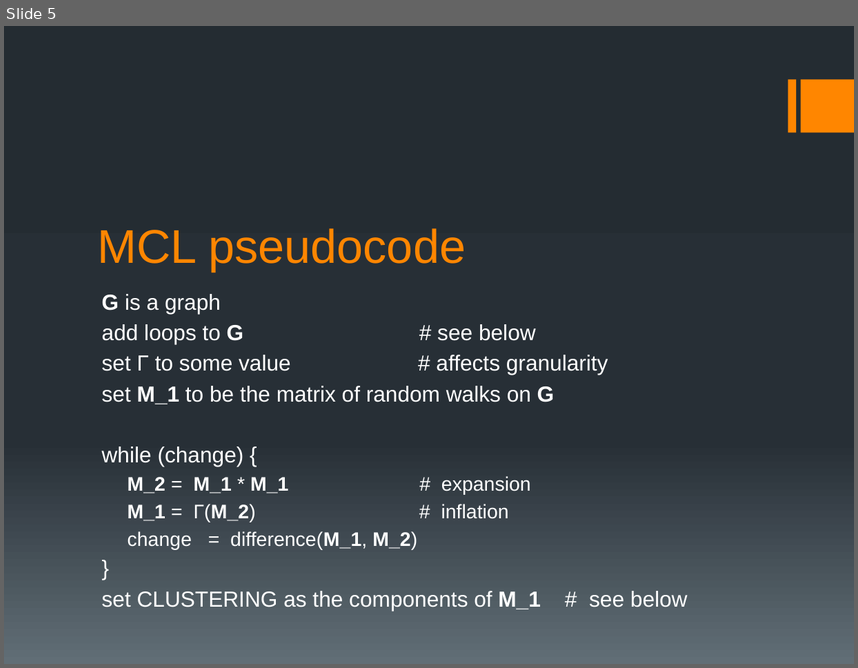
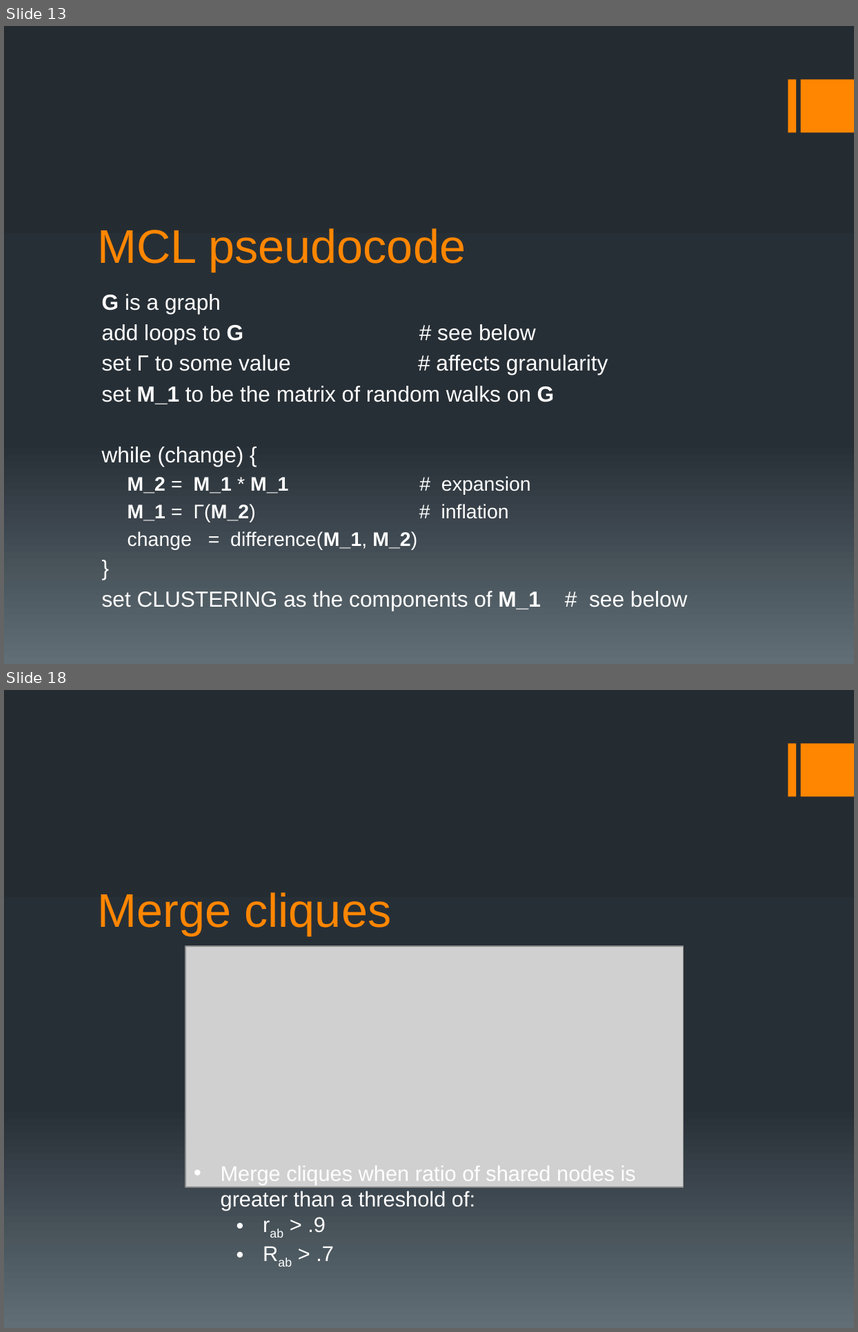
Before and after one commit to ship561/final-project, a slide deck: bioinformatics presentation.pptx. Shown one above the other, each under a label of ours: slide 5 before the commit, slides 13 and 18 after it; the slides between them are not shown. The pictures are 858x668 and 858x1332 pixels, drawn with LibreOffice and Linux fonts; fonts in the diff are those of the drawing; grey boxes stand for pictures. Boxes give left, top, right and bottom in pixels: in the first picture for what was removed or moved away, otherwise in the second. Text is boxed around its words. In the diff, an @@ line names an element or a change of style, - is before the commit and + after.

```diff
--- a/bioinformatics presentation.pptx
+++ b/bioinformatics presentation.pptx
@@ slide 18 added at (4, 690, 854, 1328), background gradient #242C33 to #273037 to #636D76; not listed: 2 template elements that a slide beside it also shows @@
@@ title added at (98, 892, 391, 936), 40 pt, text #FF8600 @@
+Merge cliques
@@ picture added at (185, 946, 683, 1186) @@
@@ text added at (221, 1165, 636, 1261), 18 pt, text #FFFFFF @@
+• Merge cliques when ratio of shared nodes is greater than a threshold of:
+  • rab > .9
+  • Rab > .7
@@ what was slide 5 is now slide 13 @@
```
Also in this commit, not shown: 4 slides changed, 11 other slides added, 2 slides removed, 1 other file.
